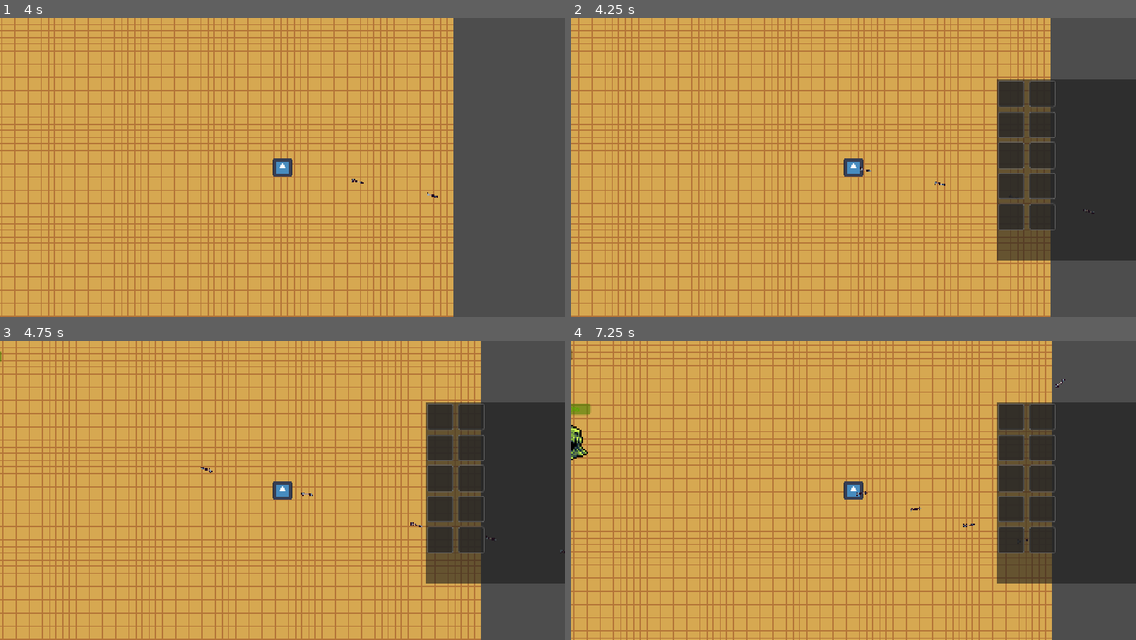
Above: before the commit, frames 1-4 (two rows, left to right).
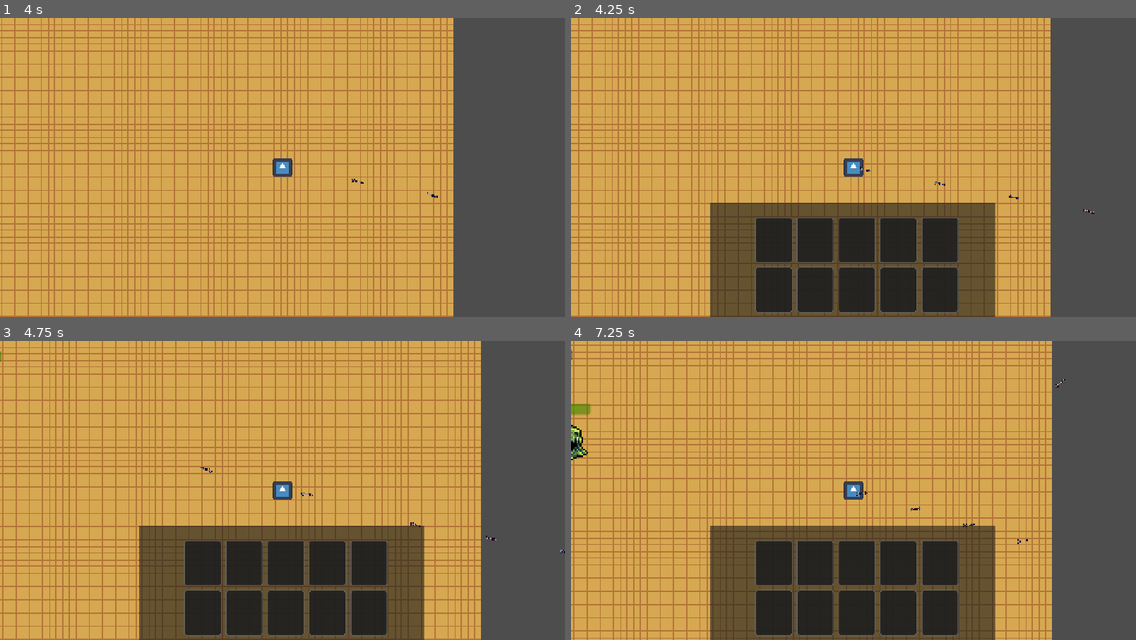
Above: after the commit, the same moments.

Repository: kodakasy-cloud/Rot-Of-God-GD
Game: Godot game, scene res://Cenas/main.tscn
Same seed, same stepped clock (60 frames per second), same inputs: the game is played once before the commit and once after it. The project has no main scene, so this scene is started directly. The engine's default icon, where the game draws it, is replaced by a stand-in: a white triangle on a blue panel in a dark square.
Inputs (mouse positions are in pixels of both pictures, inside the frame that each line leads up to):
- Up to frame 1 (4 s): tap Enter at 0.5 s; move the mouse to (406, 152) at 0.52 s; press the mouse at (406, 152) at 0.53 s; hold D (mov_right) 0.53-1.25 s; release the mouse at (406, 152) at 1.25 s; drag from (169, 182) to (384, 146) at 1.27 s; move the mouse to (339, 101) at 2.02 s; press the mouse at (339, 101) at 2.03 s; hold D (mov_right) 2.03-2.75 s; release the mouse at (339, 101) at 2.75 s; drag from (254, 227) to (322, 35) at 2.77 s; move the mouse to (452, 212) at 3.52 s; press the mouse at (452, 212) at 3.53 s; hold A (mov_left) from 3.53 s (still down)
- Up to frame 2 (4.25 s): keep holding A (mov_left); tap Tab (abrir_inventario) at 4.15 s
- Up to frame 3 (4.75 s): release A (mov_left) at 4.25 s; release the mouse at (452, 535) at 4.25 s; drag from (113, 445) to (372, 508) at 4.27 s
- Up to frame 4 (7.25 s): move the mouse to (881, 490) at 5.02 s; press the mouse at (881, 490) at 5.03 s; hold S (mov_down) 5.03-5.75 s; release the mouse at (881, 490) at 5.75 s; drag from (768, 415) to (921, 463) at 5.77 s; move the mouse to (977, 475) at 6.52 s; press the mouse at (977, 475) at 6.53 s; hold W (mov_up) from 6.53 s (still down)

Frame 1 is identical in both runs. In frame 2, 34% of the frame differs, in the area x 24-100%, y 20-100%; in frame 3, 34%; in frame 4, 34%.

Commit message:
v 0.0.3 debug
Atualiza lógica de drop e interface do inventário: melhora a verificação de dados, ajusta a remoção de itens e aprimora a visualização dos slots.

Diff:
--- a/Cenas/main.gd
+++ b/Cenas/main.gd
@@ -3,30 +3,39 @@
 @export var item_scene: PackedScene
 
 func _can_drop_data(_at_position: Vector2, data) -> bool:
-	# Só aceita se for uma String (nome do item)
-	return typeof(data) == TYPE_STRING
+	# Agora o 'data' é o dicionário do item que veio do slot
+	return typeof(data) == TYPE_DICTIONARY and data.has("name")
 
 func _drop_data(_at_position: Vector2, data) -> void:
-	print("Tentando dropar: ", data)
+	# 'data' contém: {"name": "moeda", "amount": 100, "texture": ...}
+	var item_nome = data["name"]
+	var item_qtd = data["amount"]
+
+	print("Tentando dropar pilha de: ", item_nome, " Quantidade: ", item_qtd)
 
 	if item_scene == null:
-		print("ERRO CRÍTICO: Você não arrastou o item.tscn para o Inspector do nó Main!")
+		print("ERRO: item_scene (moeda.tscn) não configurada no Mapa!")
 		return
 
-	# 1. Tira do inventário
-	InventoryManager.remove_item(data, 1)
+	# 1. Remove a quantidade EXATA que estava naquele slot do inventário
+	InventoryManager.remove_item(item_nome, item_qtd)
 
-	# 2. Cria o objeto
+	# 2. Cria o objeto no mundo
 	var drop = item_scene.instantiate()
 
-	# 3. Configura o objeto
-	drop.item_name = data
+	# 3. Configura o objeto ANTES de adicionar à árvore (importante)
+	drop.item_name = item_nome
+	drop.amount = item_qtd # Define que esse drop vale o total da pilha
 
-	# 4. Adiciona ao mundo ANTES de definir a posição
+	# 4. Adiciona ao mundo
 	add_child(drop)
 
-	# 5. Define a posição (Garante que o Z-Index seja alto para aparecer na frente)
+	# 5. Posicionamento e Visual
 	drop.global_position = get_global_mouse_position()
 	drop.z_index = 10
 
-	print("Item dropado com sucesso em: ", drop.global_position)
+	# Opcional: Se for uma pilha grande, podemos aumentar o tamanho visual do drop
+	if item_qtd >= 100:
+		drop.scale = Vector2(1.5, 1.5) # Deixa o drop maior se for uma pilha cheia
+
+	print("Pilha de ", item_qtd, " dropada com sucesso!")
--- a/Cenas/main.tscn
+++ b/Cenas/main.tscn
@@ -31,10 +31,10 @@
 
 [node name="ItemList" type="ItemList" parent="CanvasLayer/InventoryUI" unique_id=274940865]
 layout_mode = 0
-offset_left = 1024.0
-offset_top = 147.0
-offset_right = 1368.0
-offset_bottom = 584.0
+offset_left = 334.0
+offset_top = 445.0
+offset_right = 1021.0
+offset_bottom = 721.0
 mouse_filter = 1
 mouse_force_pass_scroll_events = false
 allow_reselect = true
@@ -46,13 +46,13 @@
 
 [node name="GridContainer" type="GridContainer" parent="CanvasLayer/InventoryUI" unique_id=171024262]
 layout_mode = 0
-offset_left = 1028.0
-offset_top = 151.0
-offset_right = 1364.0
-offset_bottom = 580.0
+offset_left = 443.0
+offset_top = 480.0
+offset_right = 1017.0
+offset_bottom = 717.0
 theme_override_constants/h_separation = 10
 theme_override_constants/v_separation = 10
-columns = 2
+columns = 5
 
 [node name="Panel" type="Panel" parent="CanvasLayer/InventoryUI/GridContainer" unique_id=1737651773]
 layout_mode = 2
--- a/Systems/inventory_ui.gd
+++ b/Systems/inventory_ui.gd
@@ -1,74 +1,136 @@
 extends Control
 
-@onready var grid = $GridContainer # Certifique-se que o nome está igual
+@onready var grid = $GridContainer
+
+# Variável para rastrear qual item está sendo arrastado no momento
+var dragging_item_data = null
 
 func _ready() -> void:
 	visible = false
 	if InventoryManager:
-		InventoryManager.inventory_updated.connect(update_ui)
+		# Conecta o sinal para atualizar a grade automaticamente
+		if InventoryManager.has_signal("inventory_updated"):
+			InventoryManager.inventory_updated.connect(update_ui)
 	update_ui()
 
 func _input(event: InputEvent) -> void:
 	if event.is_action_pressed("abrir_inventario"):
 		visible = !visible
+		if visible:
+			update_ui()
 
 func update_ui() -> void:
-	# Limpa tudo para redesenhar
+	if not grid: return
+
+	# Limpa a grade antes de redesenhar
 	for child in grid.get_children():
 		child.queue_free()
 
-	# 1. Criar os slots preenchidos
+	# 1. Cria os slots com itens existentes
 	for slot_data in InventoryManager.inventory:
 		criar_slot_visual(slot_data)
 
-	# 2. Criar slots vazios até completar 10
+	# 2. Preenche o restante com slots vazios até o limite (10)
 	var slots_vazios = InventoryManager.MAX_SLOTS - InventoryManager.inventory.size()
 	for i in range(slots_vazios):
 		criar_slot_visual(null)
 
 func criar_slot_visual(data):
-	# 1. Criar o Painel do Slot
-	var slot_panel = Panel.new()
-	slot_panel.custom_minimum_size = Vector2(64, 64)
+	var slot_panel = PanelContainer.new()
+	slot_panel.custom_minimum_size = Vector2(90, 110)
 
-	# Estilo do quadradinho
+	# Estilo visual do Slot
 	var style = StyleBoxFlat.new()
-	style.bg_color = Color(0.15, 0.15, 0.15, 0.8)
+	style.bg_color = Color(0.12, 0.12, 0.12, 0.9)
 	style.set_border_width_all(2)
 	style.border_color = Color(0.4, 0.4, 0.4)
-	style.set_corner_radius_all(4)
+	style.set_corner_radius_all(6)
 	slot_panel.add_theme_stylebox_override("panel", style)
 
 	grid.add_child(slot_panel)
 
 	if data != null:
-		# 2. ÍCONE (Centralizado e com margem)
+		# Container para organizar os elementos verticalmente
+		var vbox = VBoxContainer.new()
+		vbox.alignment = BoxContainer.ALIGNMENT_CENTER
+		vbox.mouse_filter = Control.MOUSE_FILTER_IGNORE # Deixa o clique passar para o painel
+		slot_panel.add_child(vbox)
+
+		# Nome do Item
+		var name_label = Label.new()
+		name_label.text = data["name"]
+		name_label.add_theme_font_size_override("font_size", 12)
+		name_label.horizontal_alignment = HORIZONTAL_ALIGNMENT_CENTER
+		vbox.add_child(name_label)
+
+		# Ícone do Item
 		var icon = TextureRect.new()
 		icon.texture = data["texture"]
 		icon.expand_mode = TextureRect.EXPAND_IGNORE_SIZE
 		icon.stretch_mode = TextureRect.STRETCH_KEEP_ASPECT_CENTERED
-		# Deixa uma margem de 5 pixels para não encostar na borda
-		icon.set_anchors_and_offsets_preset(Control.PRESET_FULL_RECT, Control.PRESET_MODE_MINSIZE, 5)
-		slot_panel.add_child(icon)
+		icon.custom_minimum_size = Vector2(50, 50)
+		vbox.add_child(icon)
 
-		# 3. QUANTIDADE (No canto inferior direito, dentro do quadrado)
-		var label = Label.new()
-		label.text = str(data["amount"])
-		# Diminuir um pouco a fonte se necessário
-		label.add_theme_font_size_override("font_size", 14)
-		label.horizontal_alignment = HORIZONTAL_ALIGNMENT_RIGHT
-		label.vertical_alignment = VERTICAL_ALIGNMENT_BOTTOM
-		# Fixa o texto no canto inferior direito do PAINEL
-		label.set_anchors_and_offsets_preset(Control.PRESET_BOTTOM_RIGHT, Control.PRESET_MODE_MINSIZE, 2)
-		# Contorno preto para facilitar a leitura
-		label.add_theme_constant_override("outline_size", 3)
-		label.add_theme_color_override("font_outline_color", Color.BLACK)
-		slot_panel.add_child(label)
+		# Quantidade
+		var qty_label = Label.new()
+		qty_label.text = "x" + str(data["amount"])
+		qty_label.horizontal_alignment = HORIZONTAL_ALIGNMENT_CENTER
+		vbox.add_child(qty_label)
 
-		# 4. NOME (Opcional: aparece ao passar o mouse)
-		slot_panel.tooltip_text = data["name"]
+		# Habilita o comportamento de arrasto no painel
+		slot_panel.set_script(slot_behavior_script)
+		slot_panel.item_data = data
+		slot_panel.parent_ui = self
 
-func _on_slot_gui_input(event, item_name):
-	# Aqui você pode detectar cliques para usar o item ou começar o arrasto
-	if event is InputEventMouseButton and event.pressed:
-		print("Clicou no item: ", item_name)
+# --- SCRIPT DE COMPORTAMENTO DO SLOT (INNER SCRIPT) ---
+var slot_behavior_script = GDScript.new()
+
+func _prepare_behavior():
+	slot_behavior_script.source_code = """
+extends PanelContainer
+
+var item_data = null
+var parent_ui = null
+
+func _get_drag_data(_at_position):
+	if item_data == null: return null
+
+	# Salva o dado no pai para caso o drop falhe
+	parent_ui.dragging_item_data = item_data
+
+	# Cria o visual que segue o mouse
+	var preview = TextureRect.new()
+	preview.texture = item_data['texture']
+	preview.expand_mode = TextureRect.EXPAND_IGNORE_SIZE
+	preview.custom_minimum_size = Vector2(50, 50)
+
+	# Centraliza o preview no mouse
+	var c = Control.new()
+	c.add_child(preview)
+	preview.position = -Vector2(25, 25)
+
+	set_drag_preview(c)
+
+	# Retorna o dicionário completo para o Mapa
+	return item_data
+"""
+	slot_behavior_script.reload()
+
+# Inicializa o script interno
+func _init():
+	_prepare_behavior()
+
+# Detecta quando o arrasto terminou
+func _notification(what):
+	if what == NOTIFICATION_DRAG_END:
+		# Se o drop NÃO foi capturado por outra UI, solta no chão
+		if not get_viewport().gui_is_drag_successful():
+			if dragging_item_data != null:
+				forçar_drop_no_chao(dragging_item_data)
+				dragging_item_data = null
+
+func forçar_drop_no_chao(data):
+	var mapa = get_tree().current_scene
+	# Verifica se o script do mapa tem a função _drop_data que criamos
+	if mapa.has_method("_drop_data"):
+		mapa._drop_data(get_global_mouse_position(), data)
